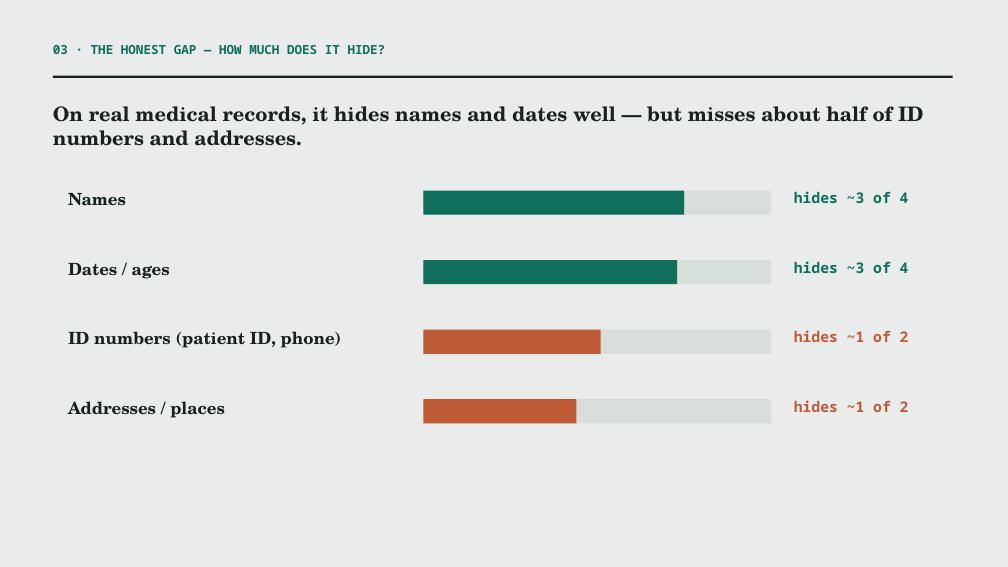
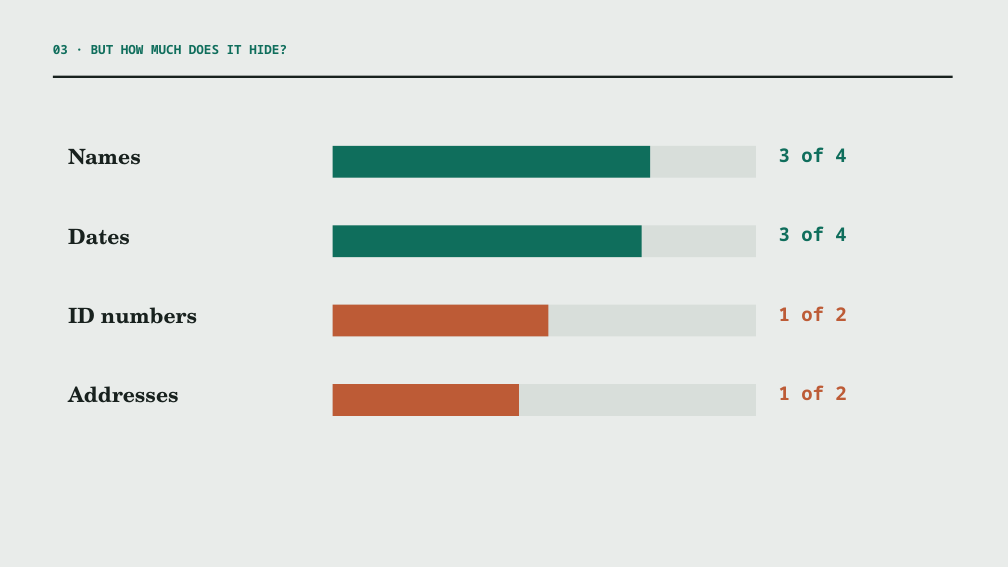
Before and after one commit to Custodian-Labs/guardian-layer-phi-benchmark, a slide deck: slide 4 of docs/guardian_layer_internal.pptx. Drawn at 1008x567 pixels with LibreOffice and Linux fonts; fonts in the diff are those of the drawing. Boxes give left, top, right and bottom in pixels: in the first picture for what was removed or moved away, otherwise in the second. Text is boxed around its words. In the diff, an @@ line names an element or a change of style, - is before the commit and + after.

Commit message:
Decks: minimal redesign — big numbers, one example per slide, no paragraphs
Stripped all multi-sentence prose. Each slide now carries a headline number/
phrase plus at most one before->after example. External 5 slides, internal 6;
ZH PDFs mirror. Fixed big-number/subtitle overlap in the PDF layout.

```diff
--- a/docs/guardian_layer_internal.pptx
+++ b/docs/guardian_layer_internal.pptx
@@ text at bbox=[53, 45, 287, 54]: text changed @@
-03 · THE HONEST GAP — HOW MUCH DOES IT HIDE?
+03 · BUT HOW MUCH DOES IT HIDE?
@@ text removed at bbox=[53, 106, 923, 146] @@
-On real medical records, it hides names and dates well — but misses about half of ID numbers and addresses.
@@ text "Names": place and size @@
-text "Names" at bbox=[68, 193, 126, 206]
+text "Names" at bbox=[68, 149, 141, 165]
@@ text "Names" at bbox=[68, 149, 141, 165]: size 16 to 20 pt @@
@@ rectangle at bbox=[333, 146, 650, 178]: fill #D8DEDA to #0F6E5C @@
@@ rectangle: place and size @@
-rectangle at bbox=[423, 191, 771, 215]
+rectangle at bbox=[333, 146, 650, 178]
@@ rectangle at bbox=[333, 146, 756, 178]: fill #0F6E5C to #D8DEDA @@
@@ rectangle: place and size @@
-rectangle at bbox=[423, 191, 684, 215]
+rectangle at bbox=[333, 146, 756, 178]
@@ text at bbox=[779, 147, 846, 162]: text changed; size 14 to 18 pt @@
-hides ~3 of 4
+3 of 4
@@ text at bbox=[68, 229, 130, 245]: text changed; size 16 to 20 pt @@
-Dates / ages
+Dates
@@ rectangle: place and size @@
-rectangle at bbox=[423, 260, 771, 284]
+rectangle at bbox=[333, 225, 642, 257]
@@ rectangle at bbox=[333, 225, 642, 257]: fill #D8DEDA to #0F6E5C @@
@@ rectangle: place and size @@
-rectangle at bbox=[423, 260, 678, 284]
+rectangle at bbox=[333, 225, 756, 257]
@@ rectangle at bbox=[333, 225, 756, 257]: fill #0F6E5C to #D8DEDA @@
@@ text at bbox=[779, 226, 846, 241]: text changed; size 14 to 18 pt @@
-hides ~3 of 4
+3 of 4
@@ text at bbox=[68, 307, 197, 324]: text changed; size 16 to 20 pt @@
-ID numbers (patient ID, phone)
+ID numbers
@@ rectangle: place and size @@
-rectangle at bbox=[423, 330, 771, 354]
+rectangle at bbox=[333, 305, 756, 337]
@@ rectangle: place and size @@
-rectangle at bbox=[423, 330, 601, 354]
+rectangle at bbox=[333, 305, 549, 337]
@@ text at bbox=[779, 306, 846, 321]: text changed; size 14 to 18 pt @@
-hides ~1 of 2
+1 of 2
@@ text at bbox=[68, 386, 179, 403]: text changed; size 16 to 20 pt @@
-Addresses / places
+Addresses
@@ rectangle: place and size @@
-rectangle at bbox=[423, 399, 771, 423]
+rectangle at bbox=[333, 384, 756, 416]
@@ rectangle: place and size @@
-rectangle at bbox=[423, 399, 576, 423]
+rectangle at bbox=[333, 384, 519, 416]
@@ text at bbox=[779, 385, 846, 400]: text changed; size 14 to 18 pt @@
-hides ~1 of 2
+1 of 2
```
Also in this commit, not shown: 5 other slides changed, 6 other files.
